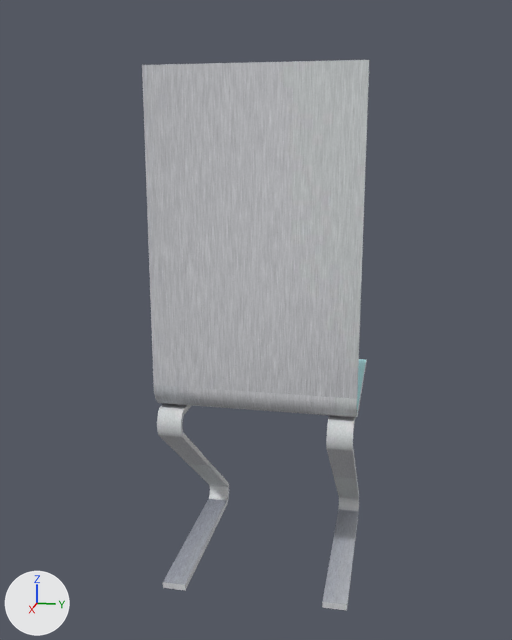
A saved change to the FBX model PlStream/Models/Chaise.fbx.
One viewpoint serves both versions: a camera (50 mm lens) standing at (1.667, 0.461, 0.907) and looking at (0.203, 0.169, 0.542). Arrows for +X, +Y and +Z are at lower left; the lights stay in place. Where no turn or scale is listed for an object, it has been applied to the vertices.

The older version as bpy lines, for what is in view:
```python
me_plane = bpy.data.meshes.new('Plane')
me_plane.from_pydata(...)  # 72 vertices, 40 faces; spans x -0.175..0.225, y -0.2..0.2, z 0.0..0.653
me_plane.materials.append(mat_assise_chaise)  # picture img_chaise_png
me_plane_000 = bpy.data.meshes.new('Plane.000')
me_plane_000.from_pydata(...)  # 191 vertices, 103 faces; spans x -2.5..37.5, y -2.5..2.5, z -0.7..39.3
me_plane_000.materials.append(mat_métal)  # picture img_chaisepieds_png
me_plane_009 = bpy.data.meshes.new('Plane.009')
me_plane_009.from_pydata(...)  # 191 vertices, 103 faces; spans x -2.5..37.5, y -2.5..2.5, z -0.7..39.3
me_plane_009.materials.append(mat_métal)  # picture img_chaisepieds_png
ob_plane = bpy.data.objects.new('Plane', me_plane)
ob_plane.location = (0.17, 0.2, 0.394)
ob_plane_000 = bpy.data.objects.new('Plane.000', me_plane_000)
ob_plane_000.location = (0.022, 0.37, 0.0)
ob_plane_000.scale = (0.01, 0.01, 0.01)
ob_plane_007 = bpy.data.objects.new('Plane.007', me_plane_009)
ob_plane_007.location = (0.022, 0.03, 0.0)
ob_plane_007.scale = (0.01, 0.01, 0.01)
```
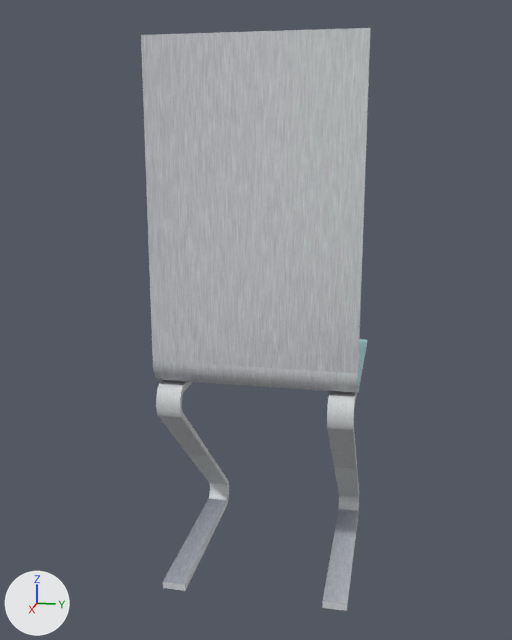
Changed parts and their boxes [x1, y1, x2, y2] in the pictures (512 x 640 px):
```json
{"object": "Plane", "change": "moved", "before": [142, 60, 369, 417], "after": [141, 28, 371, 393]}
{"object": "Plane.007", "change": "rescaled", "before": [157, 403, 229, 590], "after": [156, 380, 229, 591], "on screen": "13% taller"}
{"object": "Plane.000", "change": "rescaled", "before": [322, 415, 359, 610], "after": [322, 391, 359, 611], "on screen": "13% taller"}
```

Scene script edits in JSON lines:
```json
{"op": "set", "path": "ob_plane_000.scale", "old": "(0.01, 0.01, 0.01)", "new": "(0.01, 0.01, 0.0112)"}
{"op": "set", "path": "ob_plane.location", "old": "(0.17, 0.2, 0.394)", "new": "(0.17, 0.2, 0.444)"}
{"op": "set", "path": "ob_plane_007.scale", "old": "(0.01, 0.01, 0.01)", "new": "(0.01, 0.01, 0.0112)"}
```
